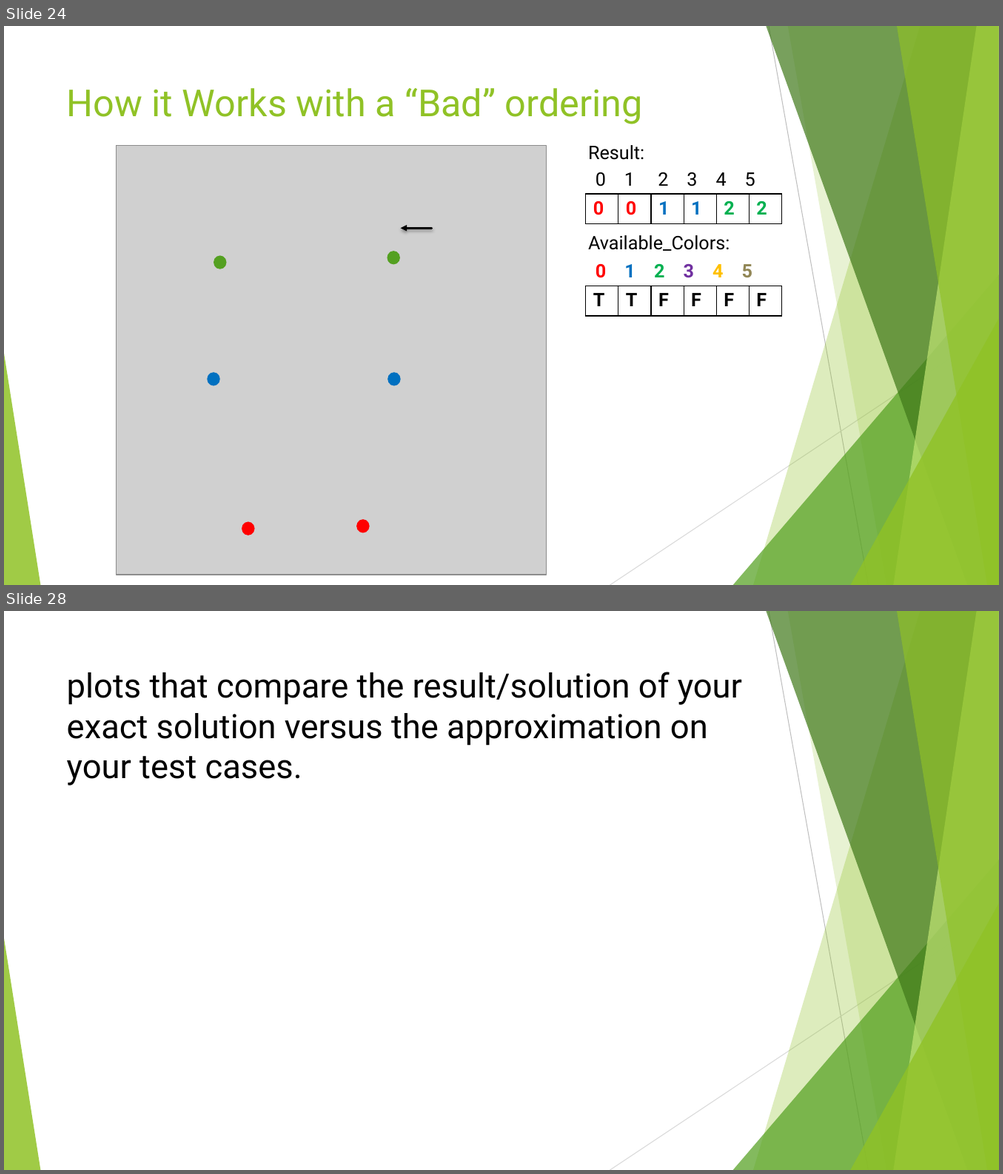
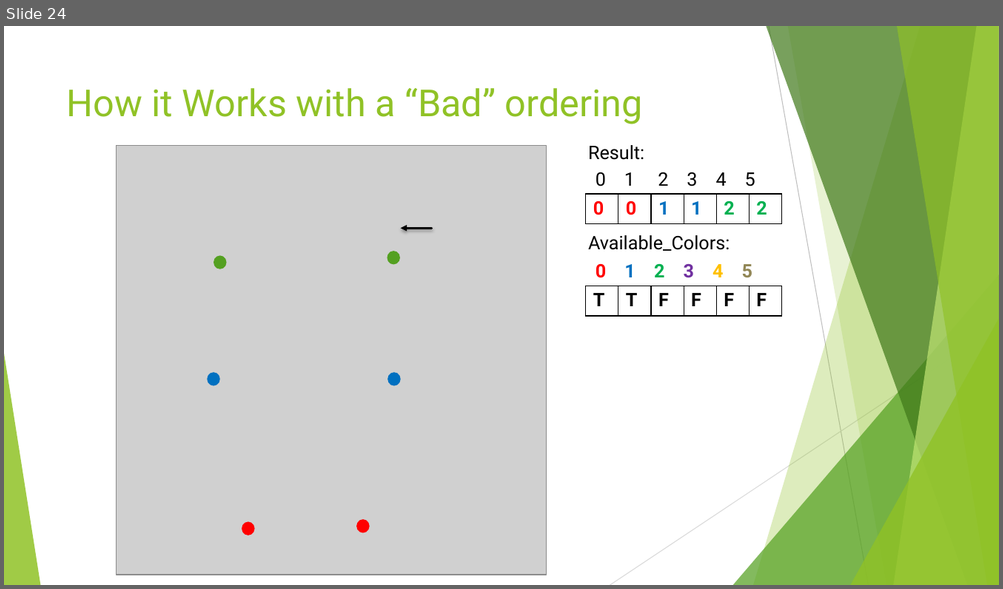
Before and after one commit to pearceag/Min_Coloring_Graph, a slide deck: presentations/Approximation_Presentation.pptx. Shown one above the other, each under a label of ours: slides 24 and 28 before the commit, slide 24 after it; the slides between them are not shown. The pictures are 1003x1174 and 1003x589 pixels, drawn with LibreOffice and Linux fonts; fonts in the diff are those of the drawing; grey boxes stand for pictures. Boxes give left, top, right and bottom in pixels: in the first picture for what was removed or moved away, otherwise in the second. Text is boxed around its words. In the diff, an @@ line names an element or a change of style, - is before the commit and + after.

```diff
--- a/presentations/Approximation_Presentation.pptx
+++ b/presentations/Approximation_Presentation.pptx
@@ slide 28 removed at [4, 611, 999, 1170], background #FFFFFF; not listed: 10 template elements that a slide beside it also shows @@
@@ title removed at [67, 672, 742, 786] @@
-plots that compare the result/solution of your exact solution versus the approximation on your test cases.
```
Also in this commit, not shown: 1 slide changed, 6 slides added, 4 other slides removed, 6 other files.
